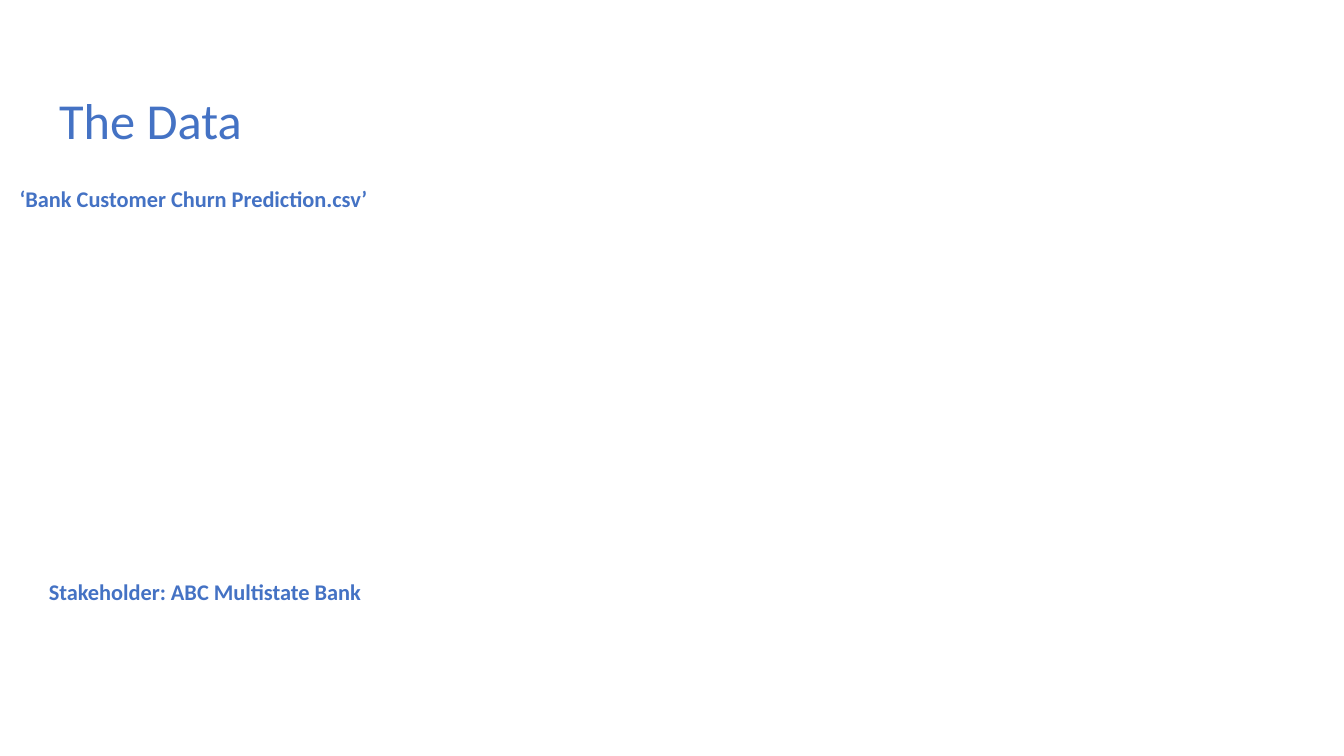
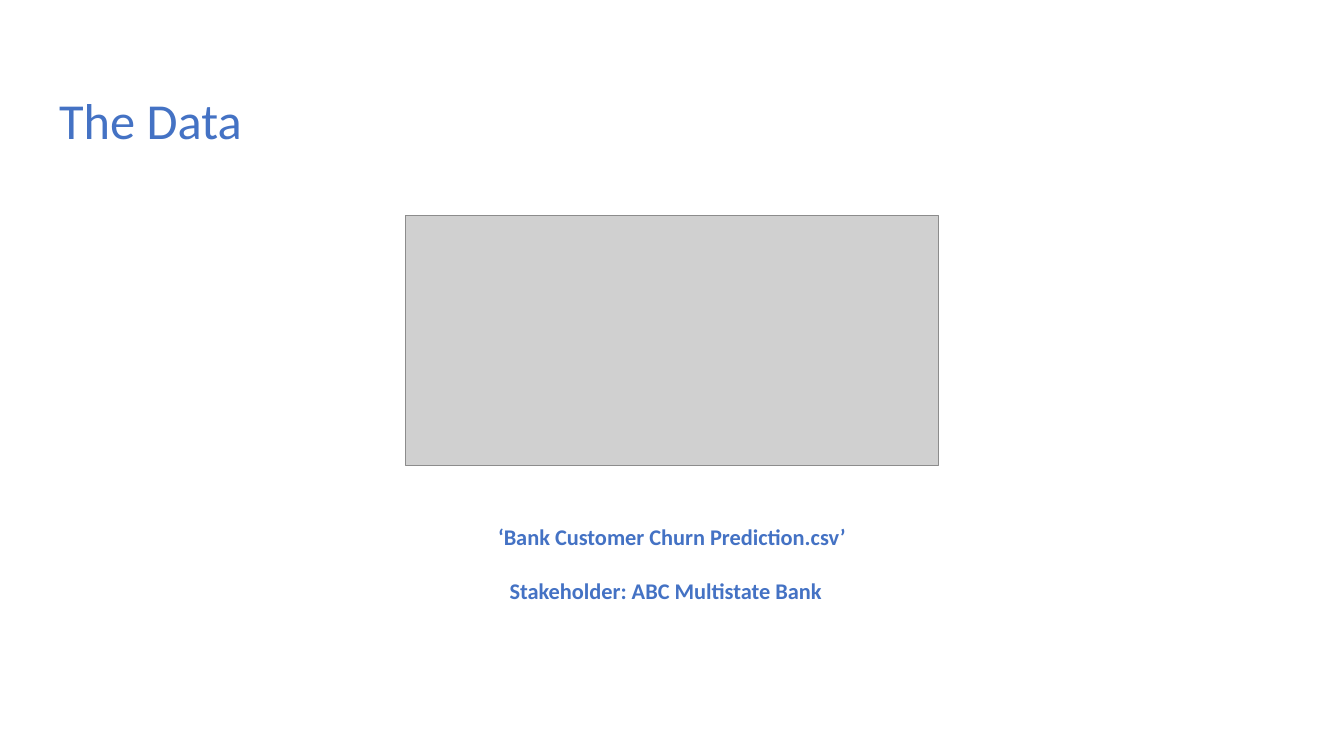
Before and after one commit to smutneja1/ai_capstone_seerat, a slide deck: slide 8 of AI Academy Apprenticeship Capstone Presentation.pptx. Drawn at 1344x756 pixels with LibreOffice and Linux fonts; fonts in the diff are those of the drawing; grey boxes stand for pictures. Boxes give left, top, right and bottom in pixels: in the first picture for what was removed or moved away, otherwise in the second. Text is boxed around its words. In the diff, an @@ line names an element or a change of style, - is before the commit and + after.

Commit message:
added customer churn image

```diff
--- a/AI Academy Apprenticeship Capstone Presentation.pptx
+++ b/AI Academy Apprenticeship Capstone Presentation.pptx
@@ picture added at (405, 216, 939, 466) @@
@@ subtitle "‘Bank Customer Churn Prediction.csv’": place and size @@
-subtitle "‘Bank Customer Churn Prediction.csv’" at (20, 190, 367, 207)
+subtitle "‘Bank Customer Churn Prediction.csv’" at (498, 528, 845, 545)
@@ text "Stakeholder: ABC Multistate Bank": place and size @@
-text "Stakeholder: ABC Multistate Bank" at (49, 584, 361, 600)
+text "Stakeholder: ABC Multistate Bank" at (510, 583, 821, 599)
```
Also in this commit, not shown: 2 other slides changed, 3 other files.
